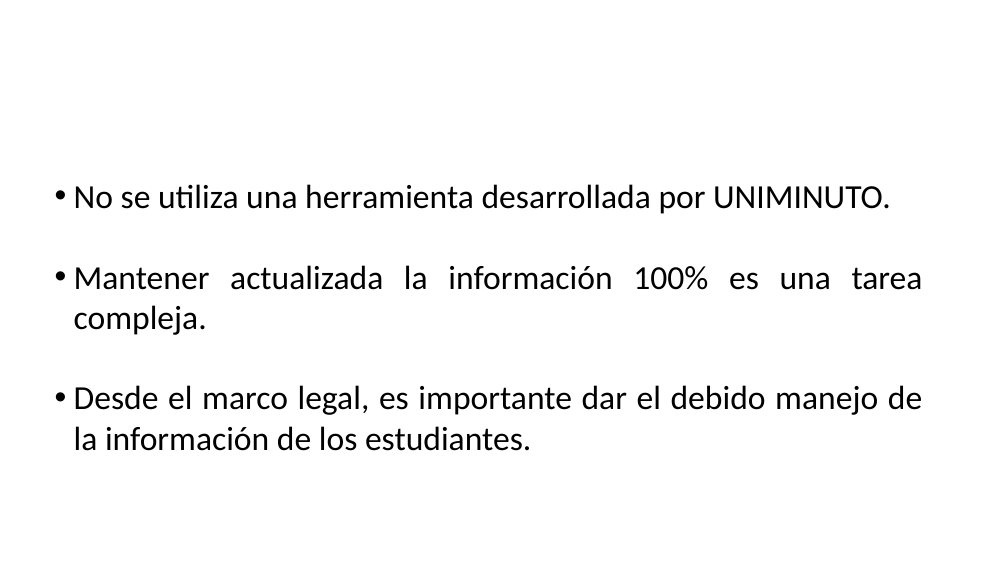
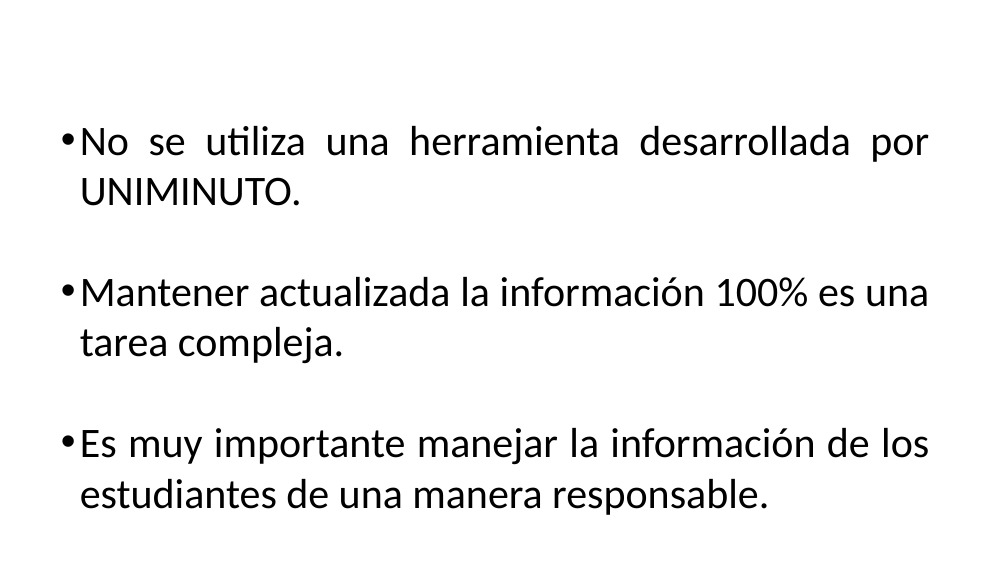
Before and after one commit to BrayanNovoa/uniminuto, a slide deck: slide 5 of expo/expo.pptx. Drawn at 1008x567 pixels with LibreOffice and Linux fonts; fonts in the diff are those of the drawing; background and template pictures are left out. Boxes give left, top, right and bottom in pixels: in the first picture for what was removed or moved away, otherwise in the second. Text is boxed around its words. In the diff, an @@ line names an element or a change of style, - is before the commit and + after.

```diff
--- a/expo/expo.pptx
+++ b/expo/expo.pptx
@@ text "No se utiliza una herramienta ...": place and size @@
-text "No se utiliza una herramienta ..." at [74,184,923,451]
+text "No se utiliza una herramienta ..." at [80,126,929,515]
@@ text at [80,126,929,364]: size 32 to 40 pt in "No se utiliza una herramienta desarrollada por ...", "Mantener actualizada la información 100% es una ..." @@
@@ text at [80,428,929,515]: text changed; size 32 to 40 pt @@
-• Desde el marco legal, es importante dar el debido manejo de la información de los estudiantes.
+• Es muy importante manejar la información de los estudiantes de una manera responsable.
```
Also in this commit, not shown: 19 other slides changed, 7 slides added, 4 slides removed, 1 other file.
